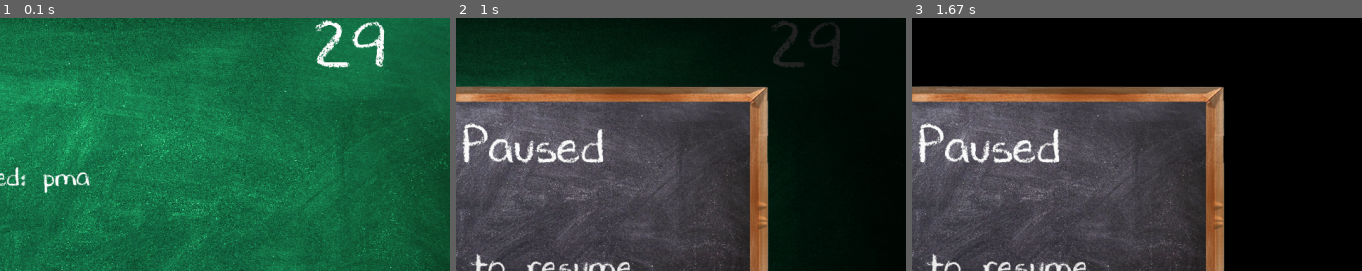
Above: before the commit, frames 1-3 (left to right).
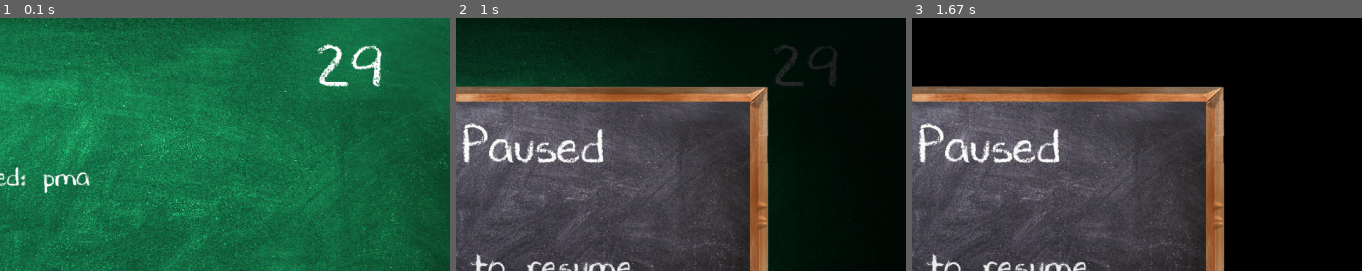
Above: after the commit, the same moments.

Repository: Sid-Cipher/Word-Scramble-Pygame
Game: pygame game, started from main.py
Two runs of this game, one before a commit and one after it. Both use one fixed random seed, a clock stepped at 60 frames per second and the inputs below.
Inputs:
- Up to frame 1 (0.1 s): no input
- Up to frame 2 (1 s): type "ann" at 0.33 s; tap Enter at 0.67 s; hold Esc from 0.88 s (still down)
- Up to frame 3 (1.67 s): release Esc at 1.35 s
The pictures show only the part of the screen within x 50-100%, y 0-50%; the shares and areas given below are measured in that part.

The runs differ from the first frame. In frame 1, 1.6% of the frame differs, in the area x 70-86%, y 0-28%; in frame 2, 0.8%; in frame 3, nothing differs.

Commit message:
Commited thirteenth Set of progress

Diff:
--- a/main.py
+++ b/main.py
@@ -5,6 +5,26 @@
 
 #Initialziing the Pygame
 pygame.init()
+pygame.mixer.init()
+
+# Load and play music
+pygame.mixer.music.load("Lukrembo.mp3")
+pygame.mixer.music.set_volume(0.7)
+pygame.mixer.music.play(-1)  # Play indefinitely
+
+#Loading sound effects
+win_sound = pygame.mixer.Sound("correct_ans.wav")
+lose_sound = pygame.mixer.Sound("lost_sound_effect.mp3")
+hint_sound = pygame.mixer.Sound("hint")
+pause_sound = pygame.mixer.Sound("pause.mp3")
+unpause_sound = pygame.mixer.Sound("unpause.mp3")
+
+# Adjust volumes for sound effects
+win_sound.set_volume(0.7)
+lose_sound.set_volume(0.7)
+hint_sound.set_volume(0.5)
+pause_sound.set_volume(0.5)
+unpause_sound.set_volume(0.5)
 
 #Display Screen Width
 screen = pygame.display.set_mode((1280,720))
@@ -141,7 +161,7 @@
 #timer_function
 def display_timer(screen , start_time, elapsed_time):
    #Drawing a timer on the screen
-    font_size_timer = 98
+    font_size_timer = 90
     font_timer = pygame.font.Font("DJB Chalk It Up.ttf", font_size_timer)
     time_left_timer = max(0, start_time - elapsed_time)  # Ensure it doesn't go negative
     # Change color based on time
@@ -149,7 +169,7 @@
     # Render the timer tex
     timer_text = font_timer.render(f"{int(time_left_timer)}", True, color)
     # Get the text's rectangle and center it on the screen
-    timer_rect = timer_text.get_rect(center=(1137, 40))  # Adjust position as needed
+    timer_rect = timer_text.get_rect(center=(1137, 70))  # Adjust position as needed
     # Draw the text on the screen
     screen.blit(timer_text, timer_rect)
     return time_left_timer
@@ -190,9 +210,9 @@
                 user_input = user_input[:-1]  # Remove the last character
             elif event.key == pygame.K_ESCAPE:
                 pause()
-            elif event.key == pygame.K_QUESTION:
+            elif event.unicode == '?':
                 hint_used = True
-                display_hint(screen, word_to_guess)
+                display_hint(screen,word_to_guess)
             else:
                 user_input += event.unicode  # Add the typed character to user input
 
@@ -214,9 +234,6 @@
     # Call the timer function
     time_left = display_timer(screen, start_time, elapsed_time)
 
-    #If hint used
-    if hint_used:
-        display_hint(screen,font,word_to_guess)
 
     # End the game when the timer reaches zero
     if time_left <= 0:
@@ -244,5 +261,6 @@
 
     # Update the display
     pygame.display.flip()
+    pygame.mixer.music.stop()
 
 pygame.quit()
--- /dev/null
+++ b/test2.py
@@ -0,0 +1,19 @@
+import pygame
+import time
+
+# Initialize Pygame and the Mixer
+pygame.init()
+pygame.mixer.init()
+
+# Load and play music
+pygame.mixer.music.load("Lukrembo.mp3")
+pygame.mixer.music.set_volume(0.7)
+pygame.mixer.music.play(-1)  # Play indefinitely
+
+# Run a dummy game loop
+try:
+    while True:
+        time.sleep(1)  # Keep the program running to hear the music
+except KeyboardInterrupt:
+    pygame.mixer.music.stop()
+    print("Music stopped. Game over!")
